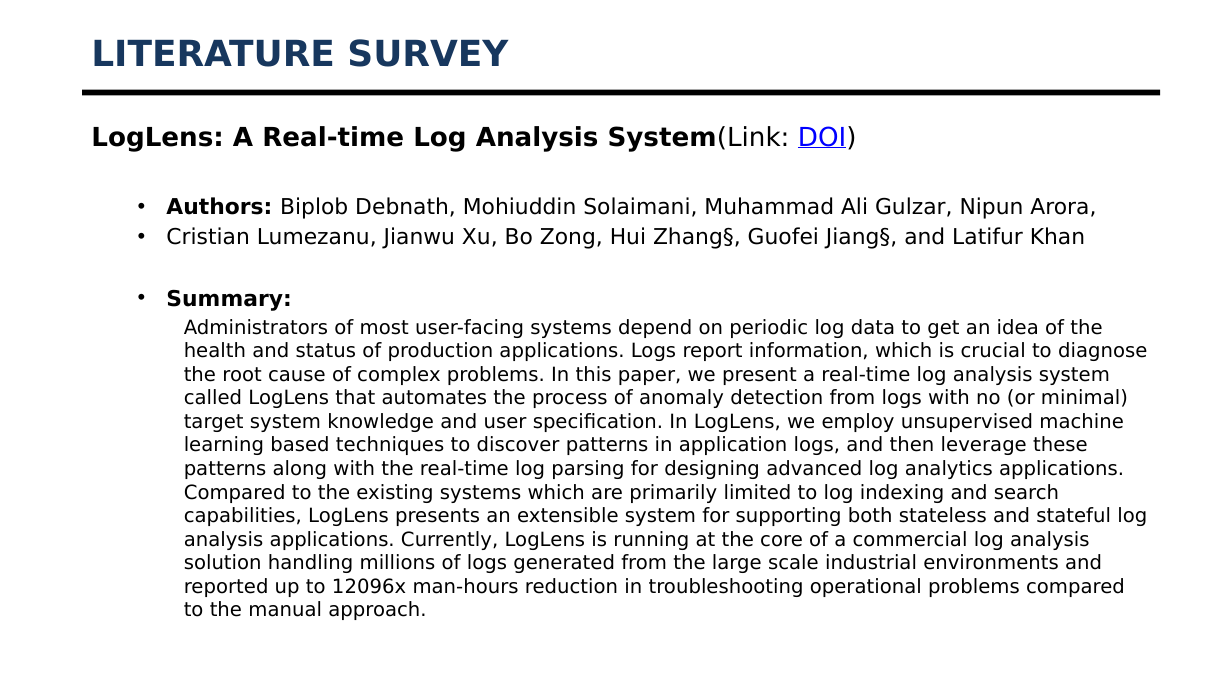
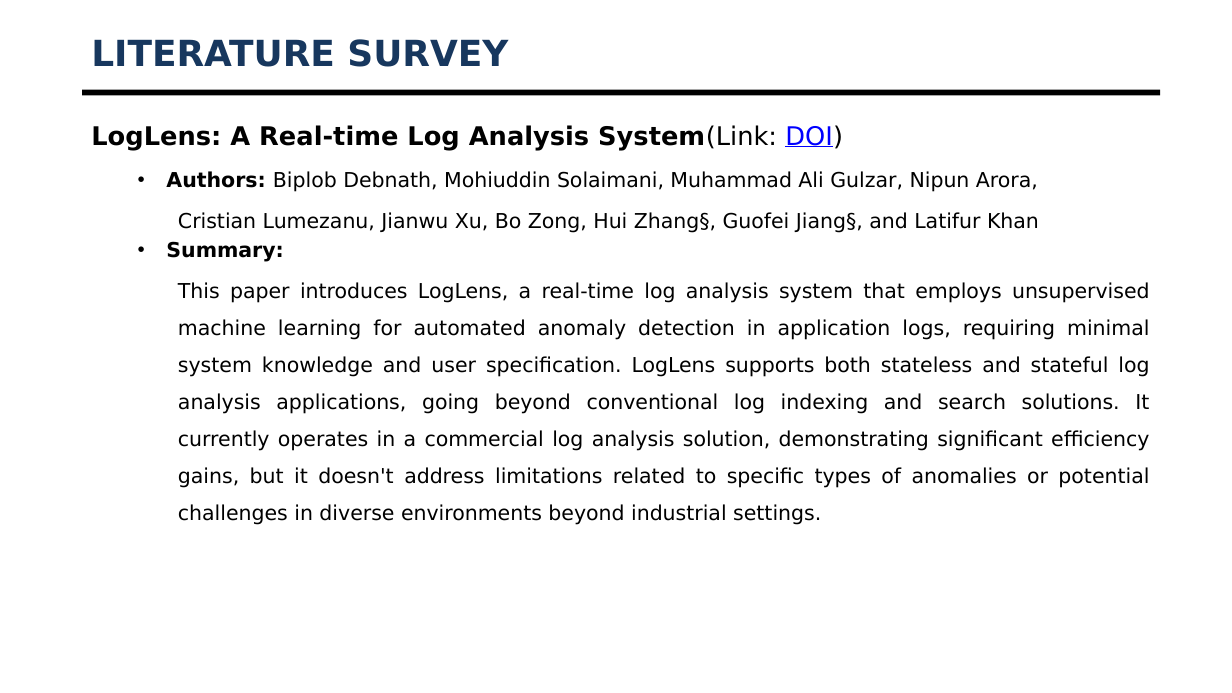
Before and after one commit to KiranspaceLDR/AI-Server-Log-Mangement-Software, a slide deck: slide 7 of Documentation/20201CEI0161_Final_Presentation.pptx. Drawn at 1232x693 pixels with LibreOffice and Linux fonts; fonts in the diff are those of the drawing; background and template pictures are left out. Boxes give left, top, right and bottom in pixels: in the first picture for what was removed or moved away, otherwise in the second. Text is boxed around its words. In the diff, an @@ line names an element or a change of style, - is before the commit and + after.

```diff
--- a/Documentation/20201CEI0161_Final_Presentation.pptx
+++ b/Documentation/20201CEI0161_Final_Presentation.pptx
@@ text at <box>91,125,1039,262</box>: size 20.4 to 20 pt in "LogLens: A Real-time Log Analysis System(Link: DOI)"; size 17 to 16 pt in "Authors: Biplob Debnath, Mohiuddin Solaimani, Muhammad Ali ...", "Cristian Lumezanu, Jianwu Xu, Bo Zong, Hui ...", "Summary:"; alignment left to justified; line spacing 1 to 1.5; bullet • to none; list level 2 to 3 in "Cristian Lumezanu, Jianwu Xu, Bo ..." @@
@@ text at <box>178,282,1150,525</box>: text changed; size 15.3 to 16 pt @@
-    Administrators of most user-facing systems depend on periodic log data to get an idea of the health and status of production applications. Logs report information, which is crucial to diagnose the root cause of complex problems. In this paper, we present a real-time log analysis system called LogLens that automates the process of anomaly detection from logs with no (or minimal) target system knowledge and user specification. In LogLens, we employ unsupervised machine learning based techniques to discover patterns in application logs, and then leverage these patterns along with the real-time log parsing for designing advanced log analytics applications. Compared to the existing systems which are primarily limited to log indexing and search capabilities, LogLens presents an extensible system for supporting both stateless and stateful log analysis applications. Currently, LogLens is running at the core of a commercial log analysis solution handling millions of logs generated from the large scale industrial environments and reported up to 12096x man-hours reduction in troubleshooting operational problems compared to the manual approach.
+    This paper introduces LogLens, a real-time log analysis system that employs unsupervised machine learning for automated anomaly detection in application logs, requiring minimal system knowledge and user specification. LogLens supports both stateless and stateful log analysis applications, going beyond conventional log indexing and search solutions. It currently operates in a commercial log analysis solution, demonstrating significant efficiency gains, but it doesn't address limitations related to specific types of anomalies or potential challenges in diverse environments beyond industrial settings.
```
Also in this commit, not shown: 21 other slides changed, 4 slides removed, 4 other files.
